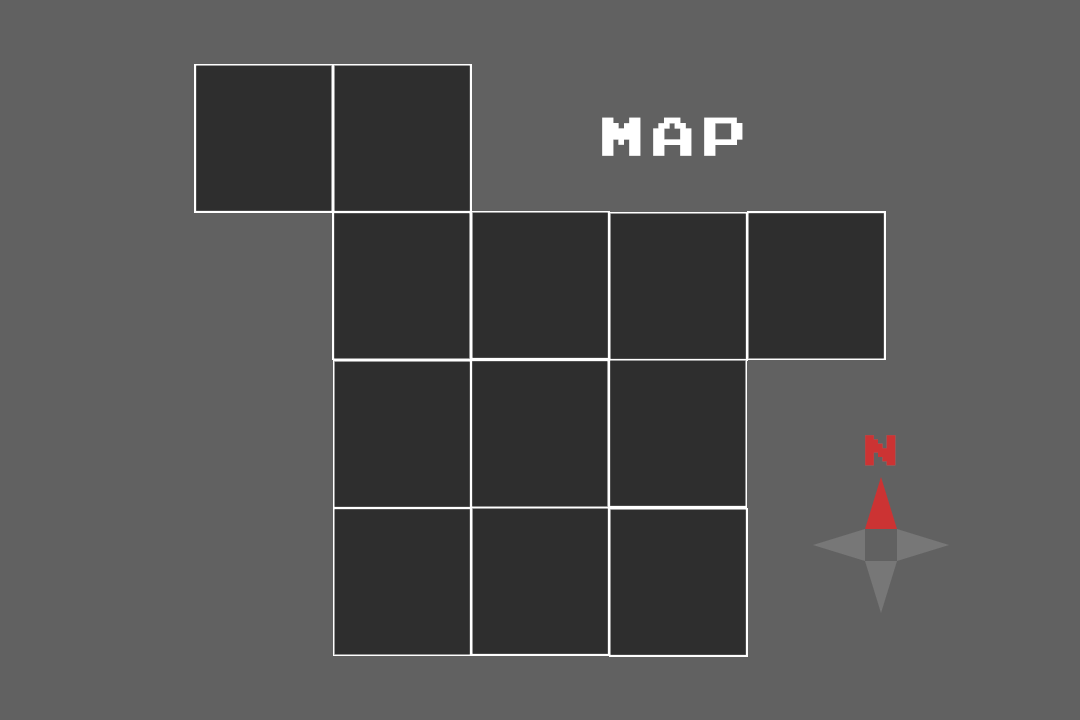
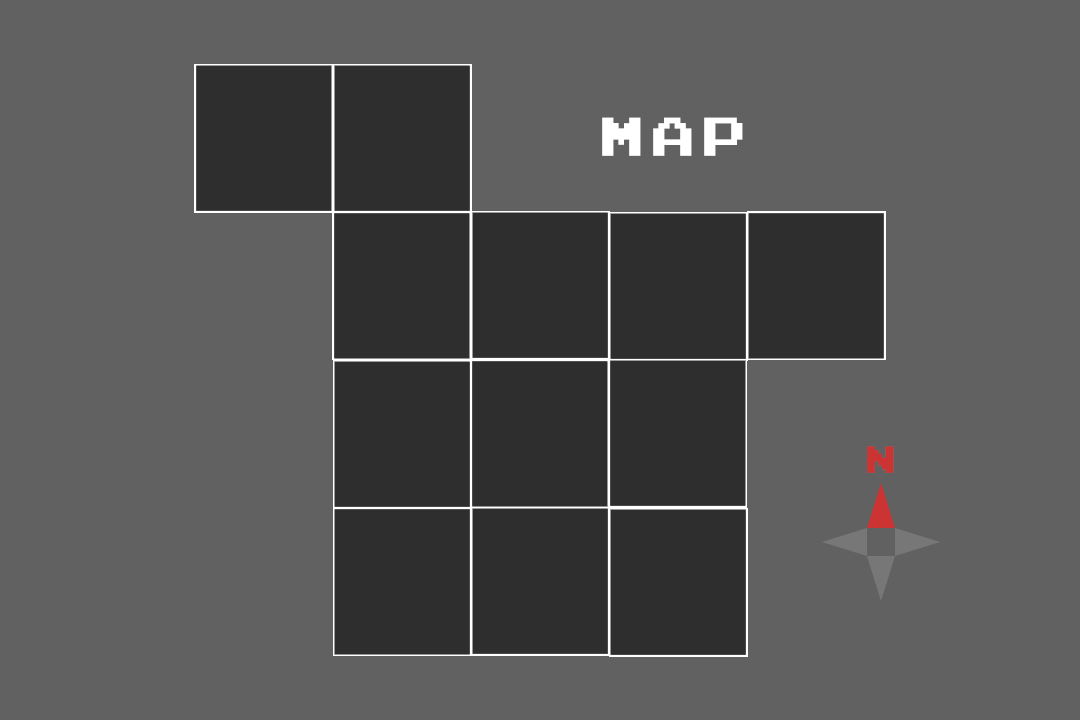
Two versions of the same layered image (1080 × 720). Layer-by-layer changes:
painted on "Triangle 1 copy 3" over [865, 556, 897, 613]
painted on "Triangle 1 copy 2" over [813, 528, 867, 561]
painted on "Triangle 1 copy" over [895, 528, 949, 561]
painted on "Triangle 1" over [865, 477, 897, 529]
painted on "n" over [865, 435, 896, 473]
